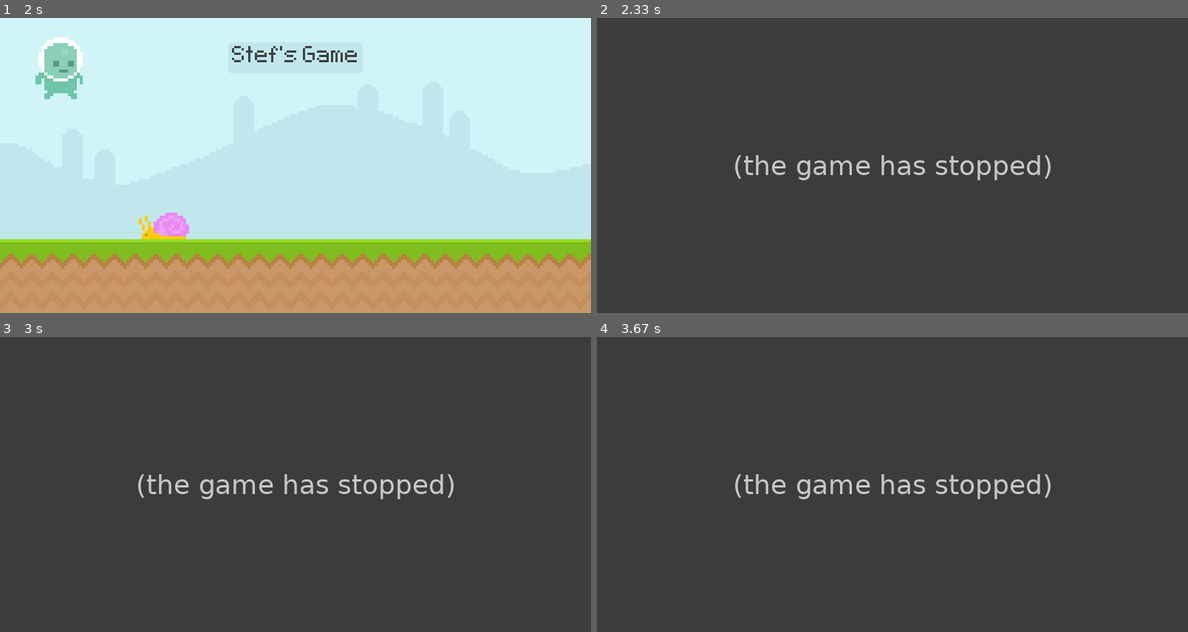
Above: before the commit, frames 1-4 (two rows, left to right).
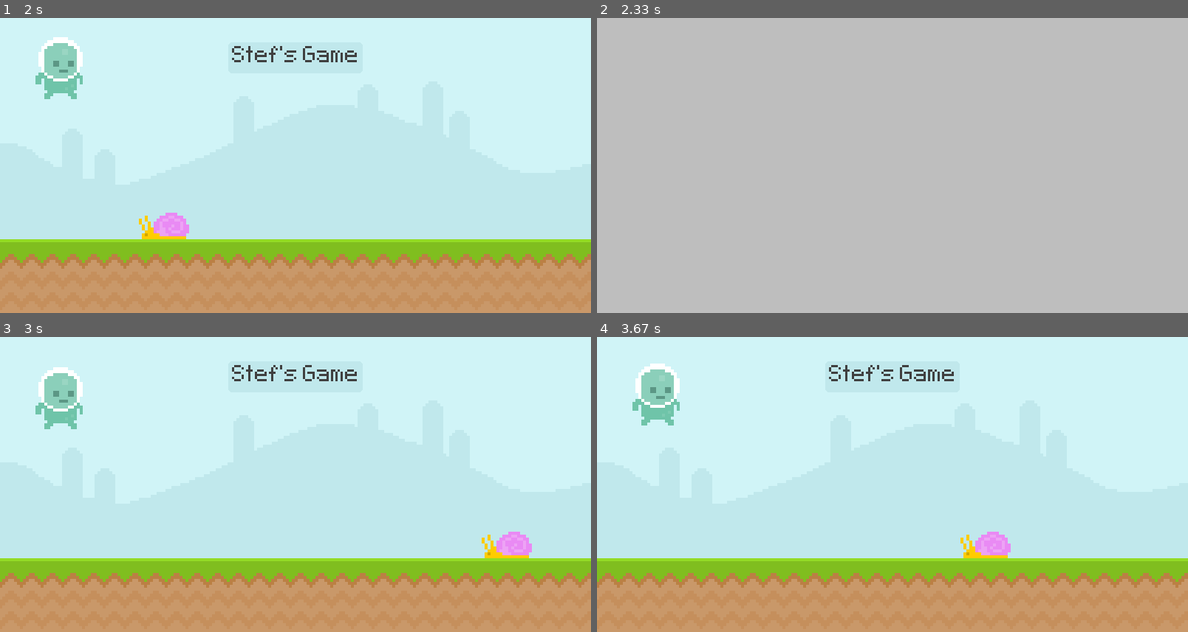
Above: after the commit, the same moments.

Repository: StefMcCuistion/PyGame-Practice-Exercises
Game: pygame game, started from src/runner.py
Same seed, same stepped clock (60 frames per second), same inputs: the game is played once before the commit and once after it.
Inputs:
- Up to frame 1 (2 s): tap Space at 0.33, 1.67 s
- Up to frame 2 (2.33 s): tap Space at 2.07 s
- Up to frame 3 (3 s): tap Space at 2.37, 2.57 s
- Up to frame 4 (3.67 s): tap Space at 3.4 s

Frame 1 is identical in both runs. In frame 2, 99% of the frame differs, in the area x 0-100%, y 0-100%; in frame 3, 100%; in frame 4, 100%.
Before the commit the program exited at 2.3 s; later frames show no game.

Commit message:
Added blank game over screen, reset snail pos after restart

Diff:
--- a/src/runner.py
+++ b/src/runner.py
@@ -7,6 +7,8 @@
     pg.display.set_caption('Runner')
     clock = pg.time.Clock()
     font = pg.font.Font('runner/font/pixeltype.ttf', 50)
+
+    game_active = True
 
     bg_surf = pg.image.load('runner/graphics/sky.png').convert()
     ground_surf = pg.image.load('runner/graphics/ground.png').convert()
@@ -29,28 +31,35 @@
                 pg.quit()
                 exit()
             if event.type == pg.KEYDOWN:
-                if event.key == pg.K_SPACE and player_rect.bottom == 300:
-                    gravity = -20
-        screen.blit(bg_surf)
-        screen.blit(ground_surf, (0, 300))
-        pg.draw.rect(screen, '#c0e8ec', txt_backdrop_rect, False, 5)
-        screen.blit(txt_surf, txt_rect)
+                if game_active:
+                    if event.key == pg.K_SPACE and player_rect.bottom == 300:
+                        gravity = -20
+                else:
+                    game_active = True
+                    snail_rect.left = screen.get_width()
+        if game_active:
+            screen.blit(bg_surf)
+            screen.blit(ground_surf, (0, 300))
+            pg.draw.rect(screen, '#c0e8ec', txt_backdrop_rect, False, 5)
+            screen.blit(txt_surf, txt_rect)
 
-        screen.blit(snail_surf, snail_rect)
+            screen.blit(snail_surf, snail_rect)
 
-        snail_rect.left -= 4
-        if snail_rect.right < 0:
-            snail_rect.left = screen.get_width()
+            snail_rect.left -= 4
+            if snail_rect.right < 0:
+                snail_rect.left = screen.get_width()
 
-        gravity += 1
-        screen.blit(player_surf, player_rect)
-        player_rect.y += gravity
-        if player_rect.bottom >= 300:
-            player_rect.bottom = 300
+            gravity += 1
+            screen.blit(player_surf, player_rect)
+            player_rect.y += gravity
+            if player_rect.bottom >= 300:
+                player_rect.bottom = 300
 
-        if player_rect.colliderect(snail_rect):
-            pg.quit()
-            exit()
+            if player_rect.colliderect(snail_rect):
+                game_active = False
+        else:
+            screen.fill('gray')
+
 
         pg.display.update()
         clock.tick(60)
